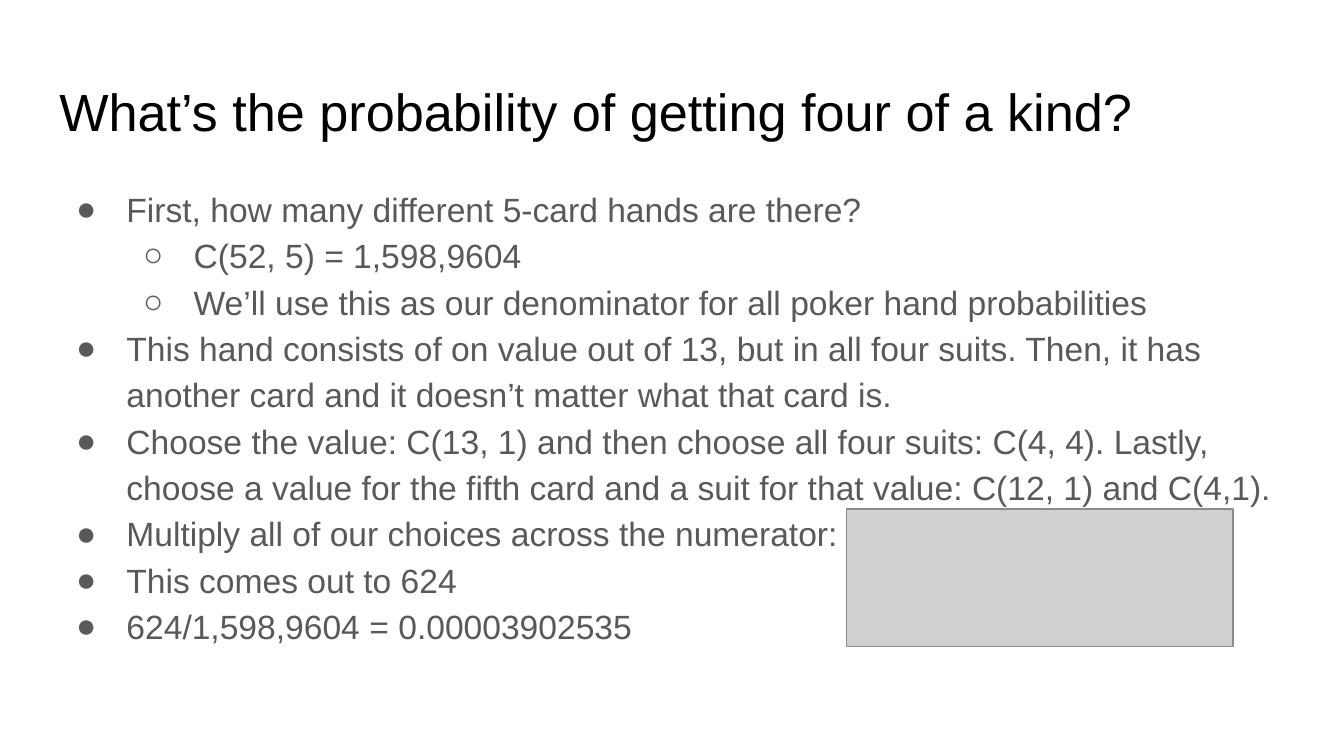
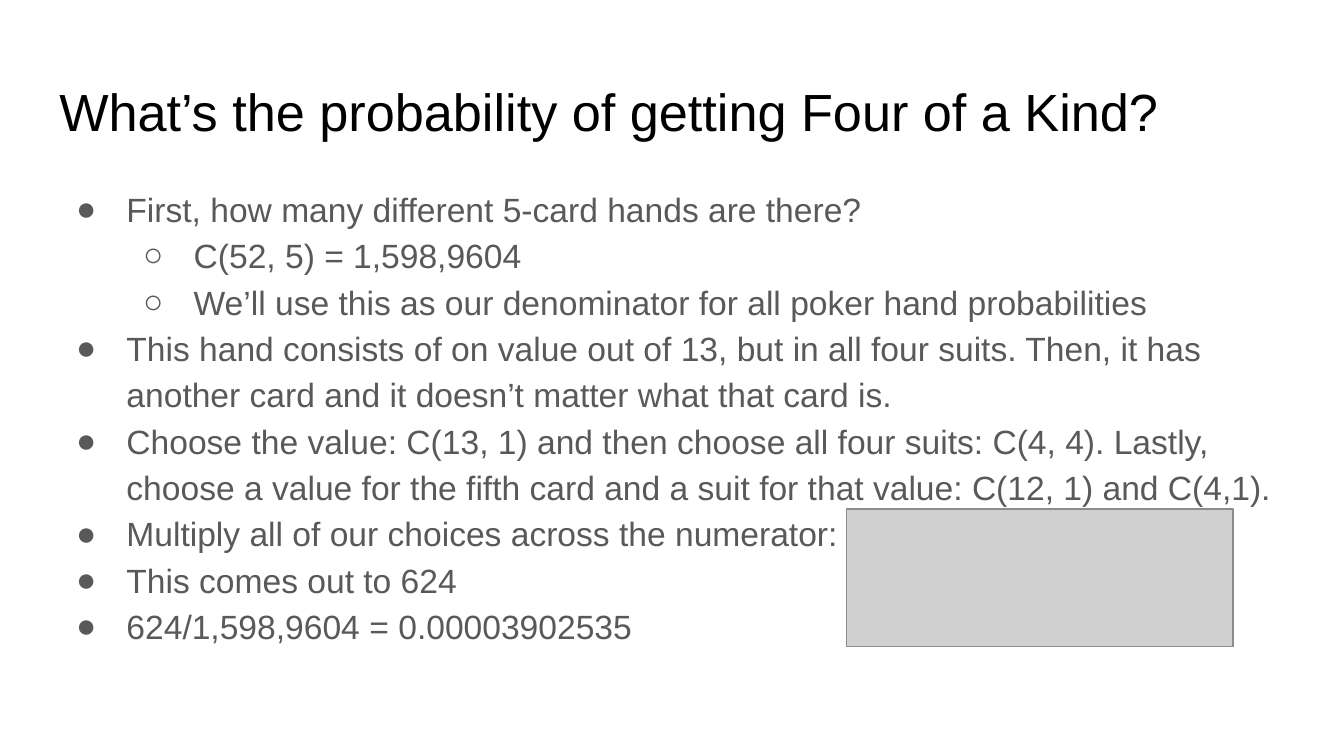
Before and after one commit to matthewsparr/Data-Science-Lessons, a slide deck: slide 13 of Permutations and Combinations/Permutations, Combinations, and Zombies.pptx. Drawn at 1344x756 pixels with LibreOffice and Linux fonts; fonts in the diff are those of the drawing; grey boxes stand for pictures. Boxes give left, top, right and bottom in pixels: in the first picture for what was removed or moved away, otherwise in the second. Text is boxed around its words. In the diff, an @@ line names an element or a change of style, - is before the commit and + after.

```diff
--- a/Permutations and Combinations/Permutations, Combinations, and Zombies.pptx
+++ b/Permutations and Combinations/Permutations, Combinations, and Zombies.pptx
@@ title at <box>59,93,1158,141</box>: text changed @@
-What’s the probability of getting four of a kind?
+What’s the probability of getting Four of a Kind?
```
Also in this commit, not shown: 1 other slide changed, 1 slide added.
